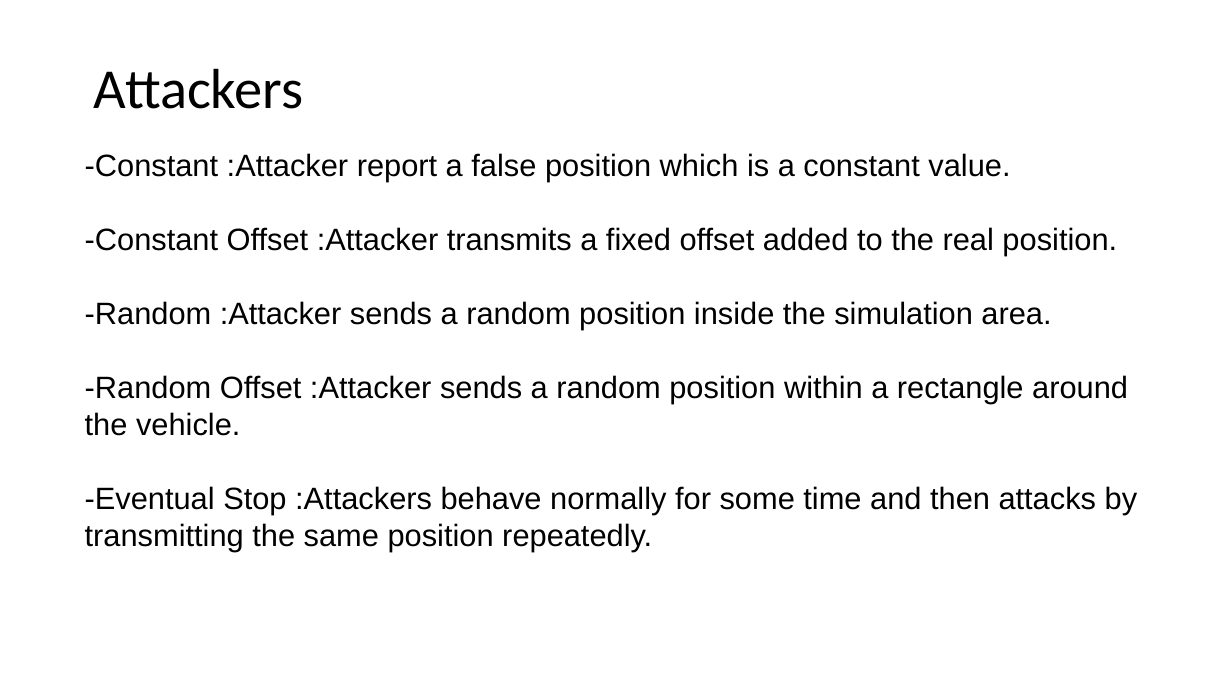
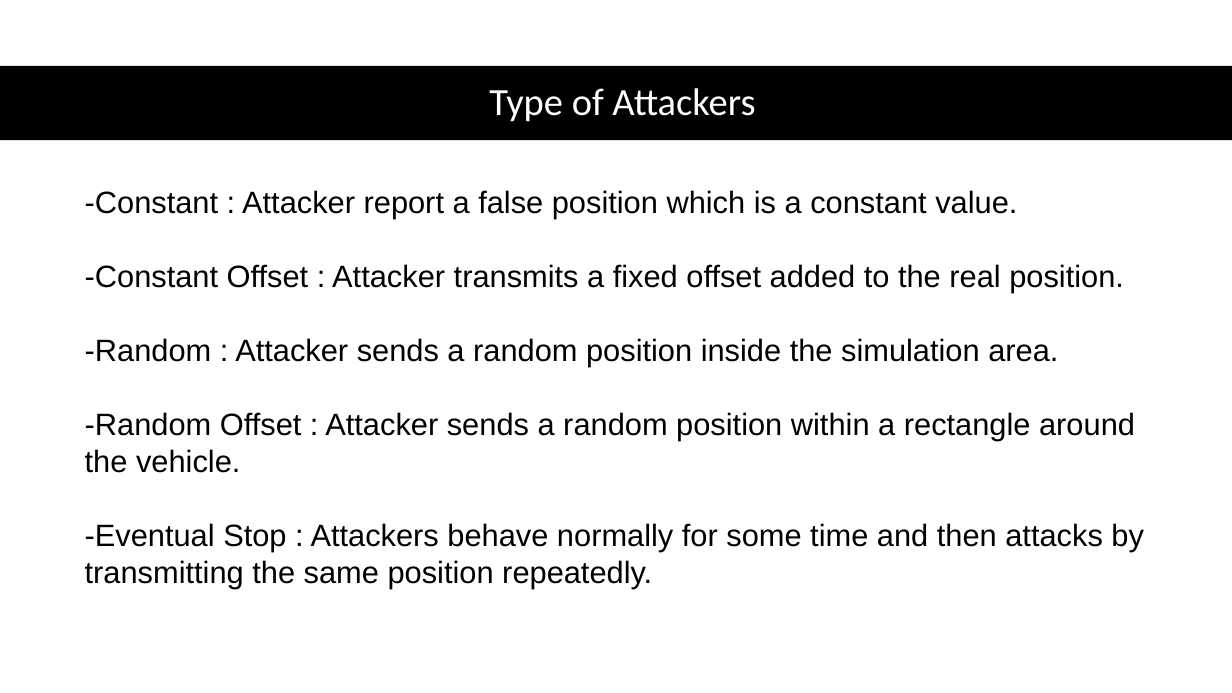
Before and after one commit to liangwangENST/SR2I208-Detection-Malicious-data, a slide deck: slide 3 of slide/Presentation.pptx (slide 4 before the commit). Drawn at 1232x693 pixels with LibreOffice and Linux fonts; fonts in the diff are those of the drawing. Boxes give left, top, right and bottom in pixels: in the first picture for what was removed or moved away, otherwise in the second. Text is boxed around its words. In the diff, an @@ line names an element or a change of style, - is before the commit and + after.

Commit message:
Update the presentation

```diff
--- a/slide/Presentation.pptx
+++ b/slide/Presentation.pptx
@@ rectangle added at (x1=0, y1=66, x2=1232, y2=140), fill #000000 @@
@@ text at (x1=489, y1=88, x2=755, y2=122): text changed; size 44 to 30 pt; text colour #000000 to #FFFFFF @@
-Attackers
+Type of Attackers
@@ text at (x1=85, y1=190, x2=1144, y2=588): spaces changed @@
--Constant :Attacker report a false position which is a constant value.
--Constant Offset :Attacker transmits a fixed offset added to the real position.
--Random :Attacker sends a random position inside the simulation area.
--Random Offset :Attacker sends a random position within a rectangle around the vehicle.
--Eventual Stop :Attackers behave normally for some time and then attacks by transmitting the same position repeatedly.
+-Constant : Attacker report a false position which is a constant value.
+-Constant Offset : Attacker transmits a fixed offset added to the real position.
+-Random : Attacker sends a random position inside the simulation area.
+-Random Offset : Attacker sends a random position within a rectangle around the vehicle.
+-Eventual Stop : Attackers behave normally for some time and then attacks by transmitting the same position repeatedly.
```
Also in this commit, not shown: 4 other slides changed, 5 slides added, 4 slides removed, 5 other files.
